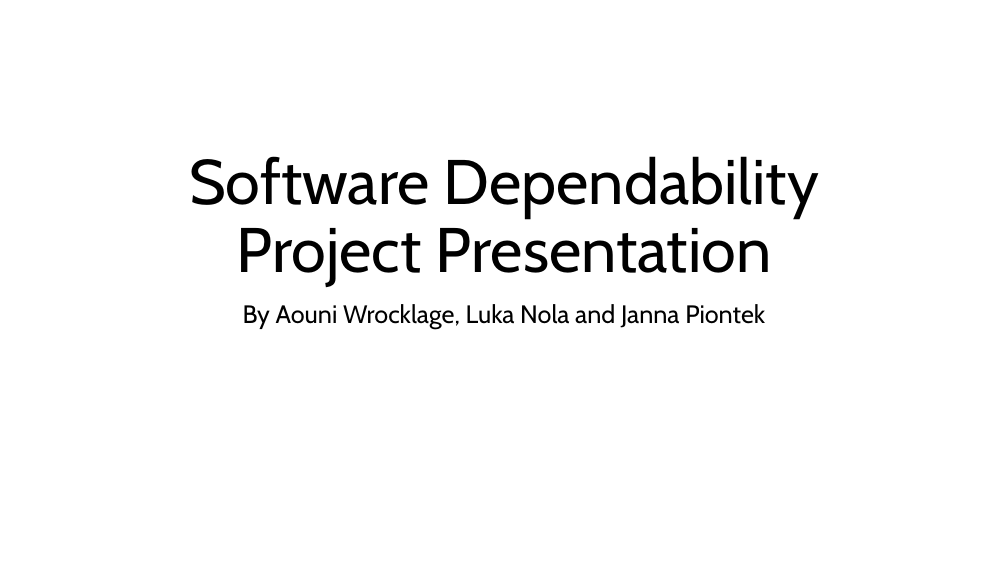
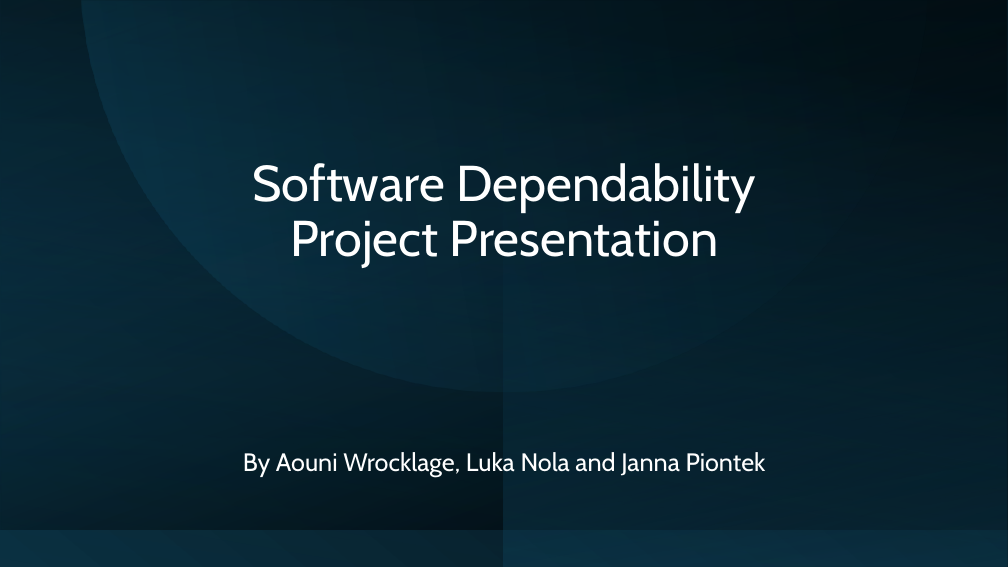
Before and after one commit to Erasmus-In-Salerno/presentation, a slide deck: slide 1 of Presentation_Sof_Dep_Project.pptx. Drawn at 1008x567 pixels with LibreOffice and Linux fonts; fonts in the diff are those of the drawing. Boxes give left, top, right and bottom in pixels: in the first picture for what was removed or moved away, otherwise in the second. Text is boxed around its words. In the diff, an @@ line names an element or a change of style, - is before the commit and + after.

```diff
--- a/Presentation_Sof_Dep_Project.pptx
+++ b/Presentation_Sof_Dep_Project.pptx
@@ rectangle added at box(0, 0, 1008, 567), fill gradient #0B3041 to #000000 @@
@@ rectangle added at box(0, 0, 1008, 529), fill gradient #104862 to #000000 @@
@@ rectangle added at box(0, 0, 1007, 567), fill gradient #000000 to #104862 @@
@@ rectangle added at box(1, 0, 1006, 567), fill gradient #0B3041 to #000000 @@
@@ freeform shape added at box(82, 0, 926, 391), fill gradient #0B3041 to #156082 @@
@@ rectangle added at box(504, 0, 1008, 567), fill gradient #0B3041 to #104862 @@
@@ title "Software Dependability Project Presentation": place and size @@
-title "Software Dependability Project Presentation" at box(189, 156, 819, 287)
+title "Software Dependability Project Presentation" at box(252, 163, 756, 266)
@@ title "Software Dependability Project Presentation" at box(252, 163, 756, 266): size 60 to 48 pt, text colour #000000 to #FFFFFF; vertical alignment bottom to middle @@
@@ subtitle "By Aouni Wrocklage, Luka Nola ...": place and size @@
-subtitle "By Aouni Wrocklage, Luka Nola ..." at box(243, 304, 765, 329)
+subtitle "By Aouni Wrocklage, Luka Nola ..." at box(243, 452, 766, 477)
@@ subtitle "By Aouni Wrocklage, Luka Nola ..." at box(243, 452, 766, 477): text colour #000000 to #FFFFFF; vertical alignment top to middle @@
```
Also in this commit, not shown: 15 other slides changed, 20 slides added, 2 slides removed.
